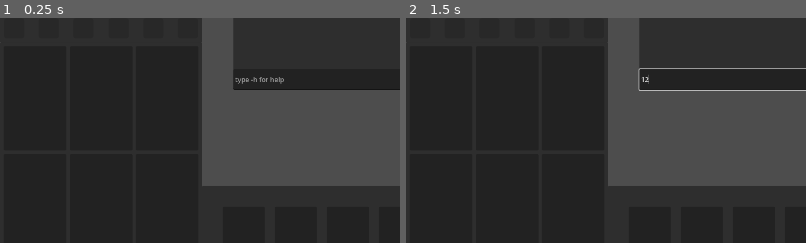
Above: before the commit, frames 1-2 (left to right).
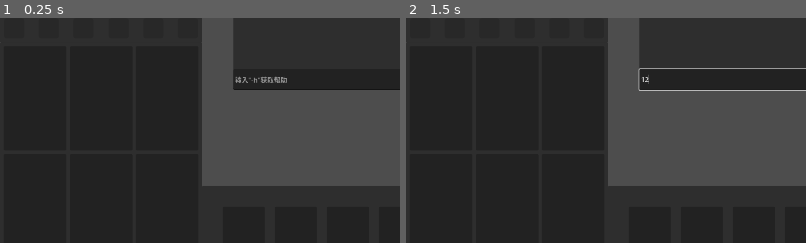
Above: after the commit, the same moments.

Repository: yuyi-yutie/Illness
Game: Godot game, scene res://scenes/play_scene/play_scene.tscn
Two runs of this game, one before a commit and one after it. Both use one fixed random seed, a clock stepped at 60 frames per second and the inputs below. The engine's default icon, where the game draws it, is replaced by a stand-in: a white triangle on a blue panel in a dark square.
Inputs (mouse positions are % of the whole screen's width and height, from its top left):
- Up to frame 1 (0.25 s): no input
- Up to frame 2 (1.5 s): click (50, 25) at 0.52 s; type "12" at 0.6 s; click "执行" at 1.25 s
The pictures show only the part of the screen within x 0-50%, y 12-62%; the shares and areas given below are measured in that part.

The runs differ from the first frame. In frame 1, 0.2% of the frame differs, in the area x 58-72%, y 26-30%; in frame 2, nothing differs.

Commit message:
update
复原了全部控制台功能

Diff:
--- a/illness/scenes/play_scene/play_scene.tscn
+++ b/illness/scenes/play_scene/play_scene.tscn
@@ -1,16 +1,13 @@
-[gd_scene load_steps=12 format=3 uid="uid://csxfeql8s4040"]
+[gd_scene load_steps=9 format=3 uid="uid://csxfeql8s4040"]
 
 [ext_resource type="Script" uid="uid://bcn22xiiqwgnw" path="res://scripts/play_scene/play_scene.gd" id="1_0ihop"]
 [ext_resource type="PackedScene" uid="uid://b76r0tvur6ts8" path="res://scenes/play_scene/calender.tscn" id="3_x7p53"]
 [ext_resource type="PackedScene" uid="uid://510js86b2oua" path="res://scenes/play_scene/card_detail.tscn" id="4_goj7n"]
 [ext_resource type="PackedScene" uid="uid://c5nhp08bw06nm" path="res://scenes/play_scene/end_and_execute.tscn" id="4_x7p53"]
-[ext_resource type="Script" uid="uid://bmebcfgjseov7" path="res://test/test_add_card_to_hand.gd" id="5_03pml"]
 [ext_resource type="PackedScene" uid="uid://bmh7ju3vuexap" path="res://scenes/play_scene/shop.tscn" id="5_vw7vn"]
 [ext_resource type="PackedScene" uid="uid://cfo7lbrnne72y" path="res://scenes/play_scene/small_calender.tscn" id="6_kp6hd"]
-[ext_resource type="Script" uid="uid://boxxenyp8cgk" path="res://test/test_draw_card.gd" id="6_vw7vn"]
 [ext_resource type="PackedScene" uid="uid://b63rspcoq8yg2" path="res://scenes/play_scene/player_info.tscn" id="7_ex3eb"]
 [ext_resource type="Script" uid="uid://nrp86vy616cy" path="res://test/cmd.gd" id="8_ejibu"]
-[ext_resource type="Script" uid="uid://cex3mfa8ntnex" path="res://test/test_add_buff.gd" id="11_x3hcj"]
 
 [node name="PlayScene" type="Control"]
 layout_mode = 3
@@ -54,49 +51,6 @@
 cmd_text = NodePath("CMDText")
 cmd_edit = NodePath("CMDEdit")
 
-[node name="TestAddCardToHand" type="Button" parent="CMD"]
-visible = false
-layout_mode = 0
-offset_left = 50.0
-offset_top = 50.0
-offset_right = 150.0
-offset_bottom = 150.0
-focus_mode = 0
-text = "+手牌"
-script = ExtResource("5_03pml")
-
-[node name="TestDrawCard" type="Button" parent="CMD"]
-visible = false
-layout_mode = 0
-offset_left = 200.0
-offset_top = 50.0
-offset_right = 300.0
-offset_bottom = 150.0
-focus_mode = 0
-text = "抽牌"
-script = ExtResource("6_vw7vn")
-
-[node name="TestAddVirus" type="Button" parent="CMD"]
-visible = false
-layout_mode = 0
-offset_left = 350.0
-offset_top = 50.0
-offset_right = 450.0
-offset_bottom = 150.0
-focus_mode = 0
-text = "+病毒"
-
-[node name="TestAddBuff" type="Button" parent="CMD"]
-visible = false
-layout_mode = 0
-offset_left = 650.0
-offset_top = 50.0
-offset_right = 750.0
-offset_bottom = 150.0
-focus_mode = 0
-text = "+BUFF"
-script = ExtResource("11_x3hcj")
-
 [node name="CMDText" type="RichTextLabel" parent="CMD"]
 layout_mode = 0
 offset_right = 800.0
@@ -109,12 +63,9 @@
 offset_top = 250.0
 offset_right = 800.0
 offset_bottom = 300.0
-placeholder_text = "type -h for help"
+placeholder_text = "输入\"-h\"获取帮助"
 keep_editing_on_text_submit = true
 select_all_on_focus = true
 
 [connection signal="mouse_entered" from="CMD" to="CMD" method="_on_mouse_entered"]
 [connection signal="mouse_exited" from="CMD" to="CMD" method="_on_mouse_exited"]
-[connection signal="button_down" from="CMD/TestAddCardToHand" to="CMD/TestAddCardToHand" method="_on_button_down"]
-[connection signal="button_down" from="CMD/TestDrawCard" to="CMD/TestDrawCard" method="_on_button_down"]
-[connection signal="button_down" from="CMD/TestAddBuff" to="CMD/TestAddBuff" method="_on_button_down"]
--- a/illness/test/cmd.gd
+++ b/illness/test/cmd.gd
@@ -3,6 +3,9 @@
 
 @export var cmd_text : RichTextLabel
 @export var cmd_edit : LineEdit
+
+const CARD = preload("uid://cqr2tljf25i0j")
+const BUFF = preload("uid://uimtbx032j36")
 
 var is_open : bool = true :
 	set(value):
@@ -14,20 +17,75 @@
 		if event.is_action_pressed("CallCMD"):
 			is_open = !is_open
 		if event.is_action_pressed("CMDEnter"):
-			cmd_text.add_text(">> " + cmd_edit.text + "\n")
+
+			var flag : bool = false
+			#用于返回命令是否有效
+
+			cmd_text.add_text("> " + cmd_edit.text + "\n")
 
 			if cmd_edit.text == "-h":
-				cmd_text.add_text("> 按下~键以关闭/打开控制台" + "\n")
-				cmd_text.add_text("> 目前支持以下命令:" + "\n")
-				cmd_text.add_text("    add_week  ->  周数+1" + "\n")
-				cmd_text.add_text("    draw_card  ->  从牌堆中抽一张牌" + "\n")
 
+				flag = true
+
+				cmd_text.add_text(">> 按下~键以关闭/打开控制台" + "\n")
+				cmd_text.add_text(">> 目前支持以下命令:" + "\n")
+				cmd_text.add_text("      add_week  ->  周数+1" + "\n")
+				cmd_text.add_text("      draw_card  ->  从牌堆中抽一张牌" + "\n")
+				cmd_text.add_text("      add_card  ->  创造一张空白牌放入手牌" + "\n")
+				cmd_text.add_text("      add_buff  -> 创造一个空buff" + "\n")
+
+			# 加一周
 			if cmd_edit.text == "add_week":
+
+				flag = true
+
 				SmallCalenderGlue.week += 1
-				cmd_text.add_text("> 周数+1" + "\n")
+				cmd_text.add_text(">> 周数+1" + "\n")
+
+			# 从牌堆中抽一张牌
 			if cmd_edit.text == "draw_card":
+
+				flag = true
+
 				DeckGlue.draw_card_from_deck()
-				cmd_text.add_text("> 从牌堆中抽一张牌" + "\n")
+				cmd_text.add_text(">> 从牌堆中抽一张牌" + "\n")
+
+			# 创造一张牌并放入手牌
+			if cmd_edit.text == "add_card":
+
+				flag = true
+
+				var new_card : Card = CARD.instantiate()
+				new_card.id = DeckGlue.get_id(new_card)
+				new_card.time = randi_range(0,3)
+				new_card.card_detail = str(randf())
+				CalenderGlue.put_card_into_hand(new_card)
+				if new_card.time == 0:
+					new_card.time_type = Card.TimeType.RealTime
+				else:
+					new_card.time_type = Card.TimeType.Schedule
+				new_card.card_type = randi_range(0,1) as Card.CardType
+				var type_name : String = ""
+				match new_card.card_type:
+					Card.CardType.Medical:
+						type_name = "医疗卡"
+					Card.CardType.Activity:
+						type_name = "活动卡"
+				new_card._name = type_name + str(new_card.time)
+				cmd_text.add_text(">> 创造一张空白牌放入手牌" + "\n")
+
+			# 创造一个空buff
+			if cmd_edit.text == "add_buff":
+
+				flag = true
+
+				var new_buff : Buff = BUFF.instantiate()
+				PlayerInfoGlue.add_buff(new_buff)
+				new_buff.buff_detail = str(randf())
+				cmd_text.add_text(">> 创造一个空buff" + "\n")
+
+			if flag == false:
+				cmd_text.add_text(">> 无效命令，输入\"-h\"获取帮助" + "\n")
 
 			cmd_edit.text = ""
 	if event is InputEventMouseButton:
--- a/illness/test/test_add_buff.gd
+++ /dev/null
@@ -1,8 +0,0 @@
-extends Button
-
-const BUFF = preload("uid://uimtbx032j36")
-
-func _on_button_down() -> void:
-	var new_buff : Buff = BUFF.instantiate()
-	PlayerInfoGlue.add_buff(new_buff)
-	new_buff.buff_detail = str(randf())
--- a/illness/test/test_add_card_to_hand.gd
+++ /dev/null
@@ -1,26 +0,0 @@
-extends Button
-
-const CARD = preload("uid://cqr2tljf25i0j")
-
-func _on_button_down() -> void:
-	var new_card : Card = CARD.instantiate()
-	new_card.id = DeckGlue.get_id(new_card)
-	new_card.time = randi_range(0,3)
-	new_card.card_detail = str(randf())
-	CalenderGlue.put_card_into_hand(new_card)
-	if new_card.time == 0:
-		new_card.time_type = Card.TimeType.RealTime
-	else:
-		new_card.time_type = Card.TimeType.Schedule
-
-	new_card.card_type = randi_range(0,1) as Card.CardType
-
-
-	var type_name : String = ""
-	match new_card.card_type:
-		Card.CardType.Medical:
-			type_name = "医疗卡"
-		Card.CardType.Activity:
-			type_name = "活动卡"
-
-	new_card._name = type_name + str(new_card.time)
--- a/illness/test/test_draw_card.gd
+++ /dev/null
@@ -1,5 +0,0 @@
-extends Button
-
-
-func _on_button_down() -> void:
-	DeckGlue.draw_card_from_deck()
Not shown, removed: illness/test/test_add_buff.gd.uid
Not shown, removed: illness/test/test_add_card_to_hand.gd.uid
Not shown, removed: illness/test/test_draw_card.gd.uid
